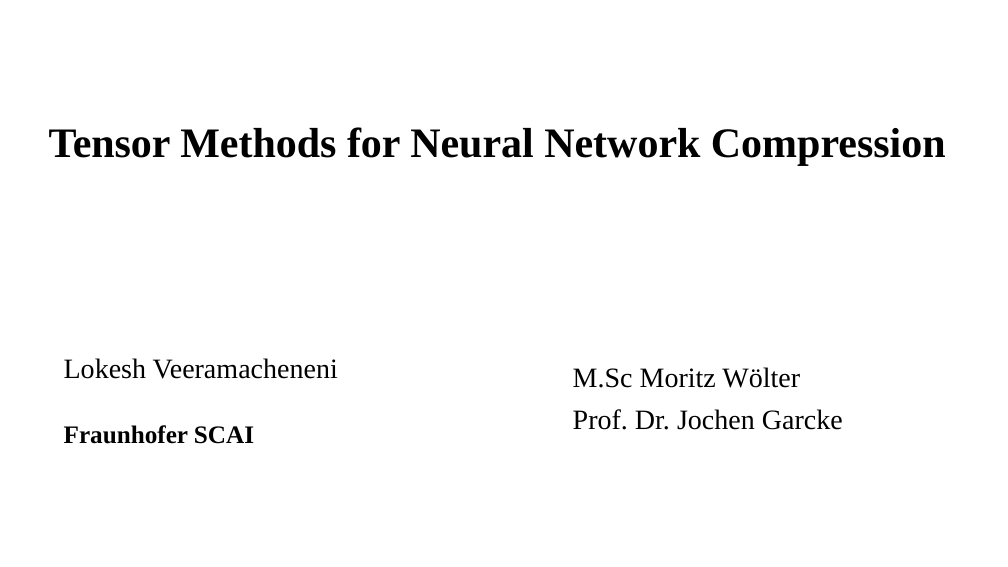
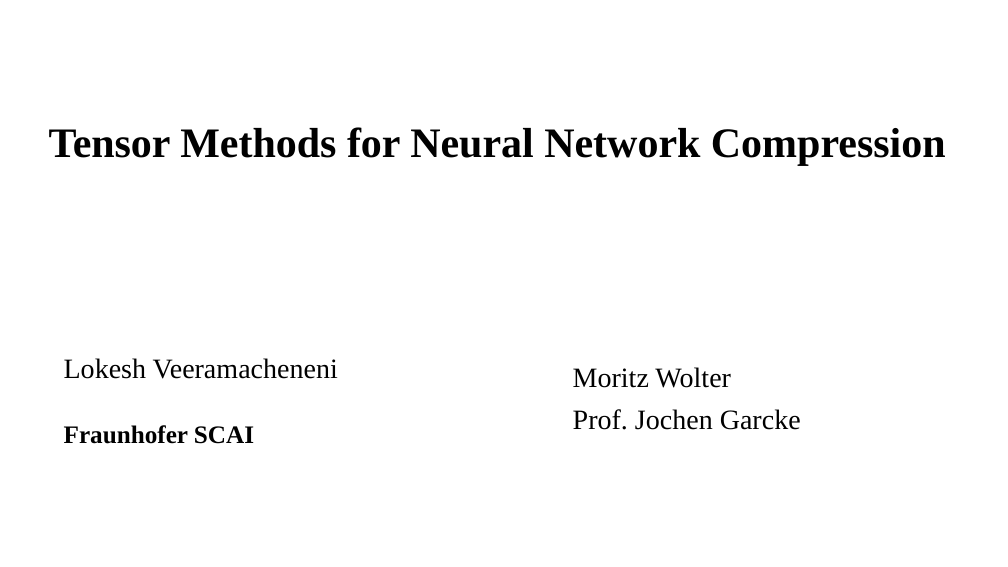
Before and after one commit to Fraunhofer-SCAI/canonical-cnn, a slide deck: slide 1 of Presentation/Fraunhofer_Presentation.pptx. Drawn at 1008x567 pixels with LibreOffice and Linux fonts; fonts in the diff are those of the drawing. Boxes give left, top, right and bottom in pixels: in the first picture for what was removed or moved away, otherwise in the second. Text is boxed around its words. In the diff, an @@ line names an element or a change of style, - is before the commit and + after.

```diff
--- a/Presentation/Fraunhofer_Presentation.pptx
+++ b/Presentation/Fraunhofer_Presentation.pptx
@@ text at (573, 367, 801, 430): text changed @@
-M.Sc Moritz Wölter
-Prof. Dr. Jochen Garcke
+Moritz Wolter
+Prof. Jochen Garcke
```
Also in this commit, not shown: 8 other slides changed, 6 slides added, 1 other file.
